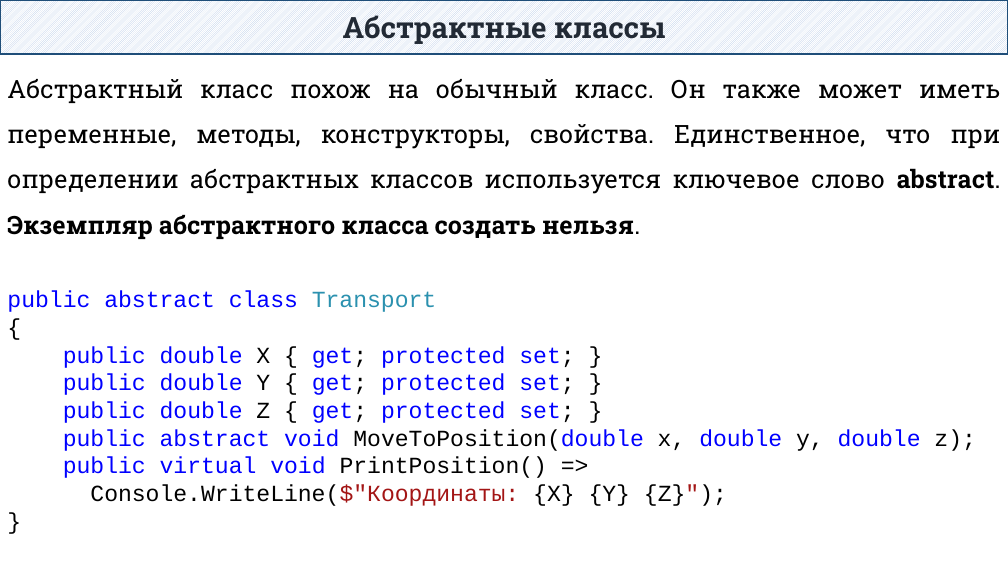
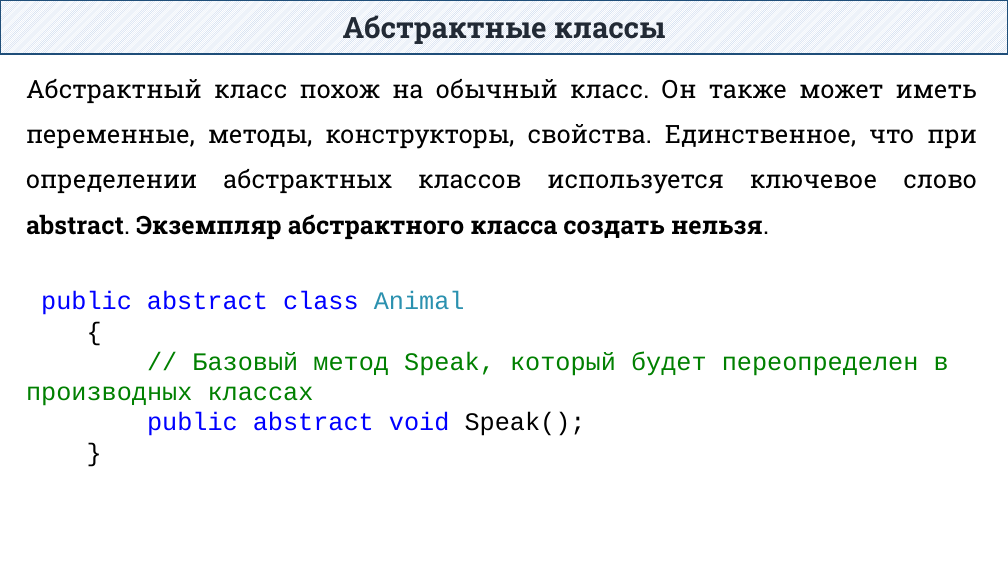
Before and after one commit to DaniilKlyukin/ITiP-2, a slide deck: slide 19 of Лекции/ИТиП 2 лек 3.pptx (slide 11 before the commit). Drawn at 1008x567 pixels with LibreOffice and Linux fonts; fonts in the diff are those of the drawing. Boxes give left, top, right and bottom in pixels: in the first picture for what was removed or moved away, otherwise in the second. Text is boxed around its words. In the diff, an @@ line names an element or a change of style, - is before the commit and + after.

```diff
--- a/Лекции/ИТиП 2 лек 3.pptx
+++ b/Лекции/ИТиП 2 лек 3.pptx
@@ text "Абстрактный класс похож на обычный ...": place and size @@
-text "Абстрактный класс похож на обычный ..." at [7, 79, 1001, 506]
+text "Абстрактный класс похож на обычный ..." at [26, 79, 977, 436]
@@ text "Абстрактный класс похож на обычный ..." at [26, 79, 977, 436]: size 22 to 24 pt, highlight none to #FFFFFF in "{", "}" @@
@@ text at [41, 291, 465, 315]: text changed; size 22 to 24 pt @@
-public abstract class Transport
+public abstract class Animal
@@ text at [26, 351, 949, 436]: text changed; size 22 to 24 pt; text colour #0000FF to #008000 @@
-public double X { get; protected set; }
-public double Y { get; protected set; }
-public double Z { get; protected set; }
-public abstract void MoveToPosition(double x, double y, double z);
-public virtual void PrintPosition() =>
-Console.WriteLine($"Координаты: {X} {Y} {Z}");
+// Базовый метод Speak, который будет переопределен в производных классах
+public abstract void Speak();
```
Also in this commit, not shown: 9 other slides changed, 54 slides added, 12 slides removed, 3 other files.
